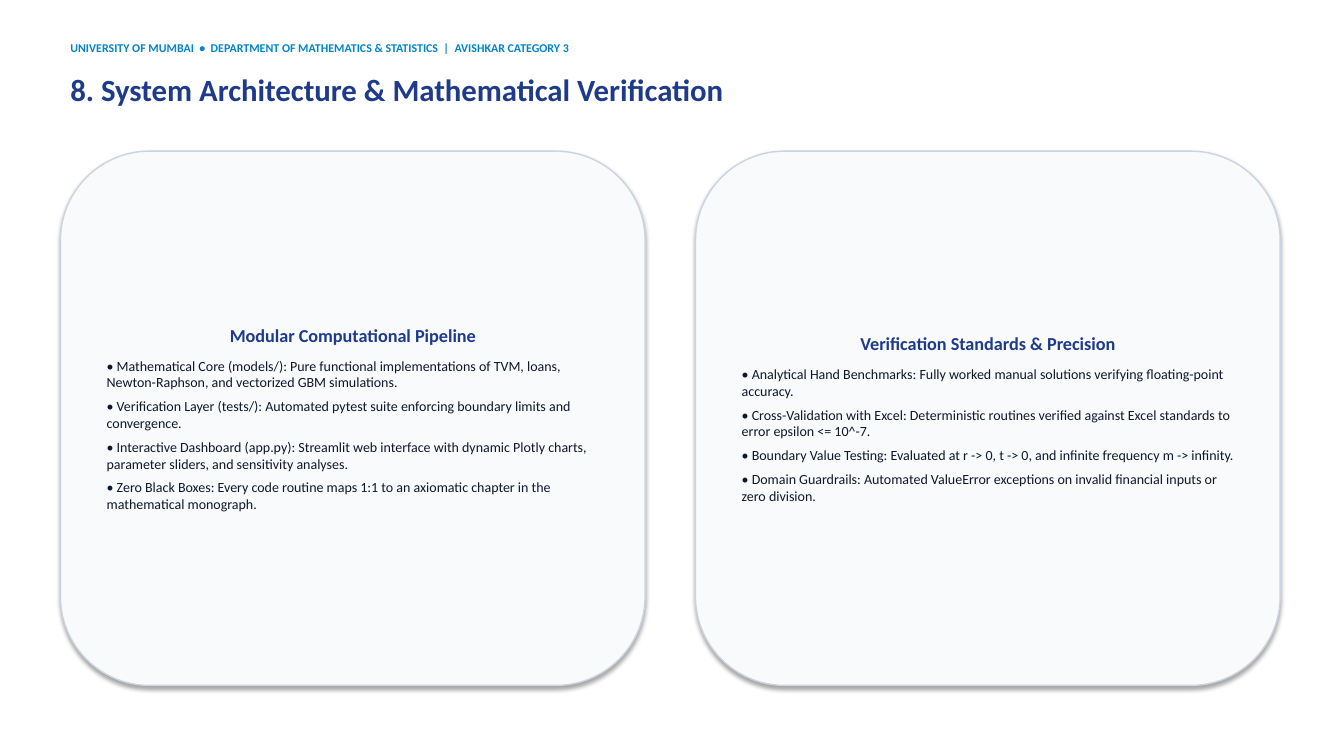
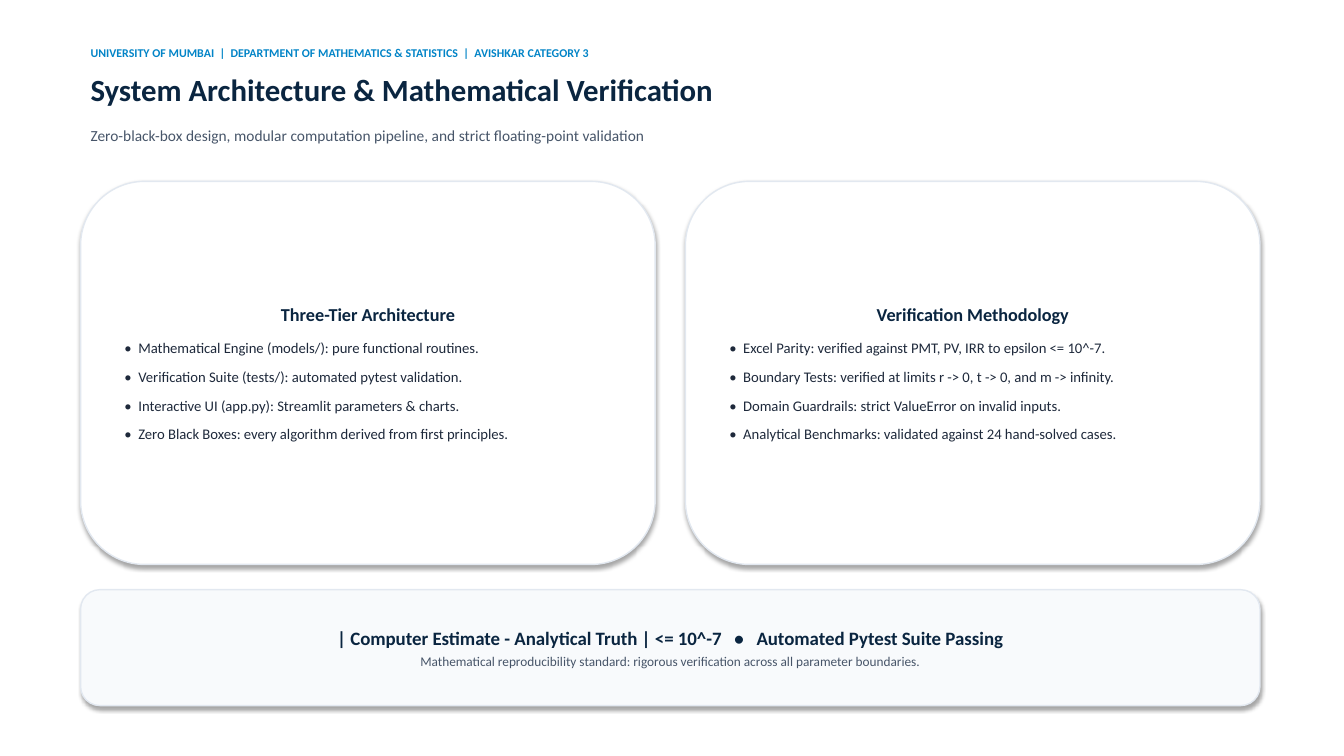
Before and after one commit to AlmightyXZen/Financial-Decision-Support-System, a slide deck: slide 9 of presentation/FDSS_Seminar_Presentation.pptx. Drawn at 1344x756 pixels with LibreOffice and Linux fonts; fonts in the diff are those of the drawing. Boxes give left, top, right and bottom in pixels: in the first picture for what was removed or moved away, otherwise in the second. Text is boxed around its words. In the diff, an @@ line names an element or a change of style, - is before the commit and + after.

Commit message:
style(presentation): redesign slides with LaTeX aesthetic, equation heroes, and natural human script

```diff
--- a/presentation/FDSS_Seminar_Presentation.pptx
+++ b/presentation/FDSS_Seminar_Presentation.pptx
@@ text at (x1=91, y1=49, x2=589, y2=57): text changed @@
-UNIVERSITY OF MUMBAI • DEPARTMENT OF MATHEMATICS & STATISTICS | AVISHKAR CATEGORY 3
+UNIVERSITY OF MUMBAI | DEPARTMENT OF MATHEMATICS & STATISTICS | AVISHKAR CATEGORY 3
@@ text at (x1=91, y1=79, x2=713, y2=106): text changed; text colour #1E3A8A to #0A2540 @@
-8. System Architecture & Mathematical Verification
+System Architecture & Mathematical Verification
@@ text added at (x1=91, y1=130, x2=644, y2=144), 11 pt, text #475569 @@
+Zero-black-box design, modular computation pipeline, and strict floating-point validation
@@ rounded rectangle "Three-Tier Architecture" at (x1=81, y1=181, x2=655, y2=565): fill #F8FAFC to #FFFFFF; outline #CBD5E1 1 pt to #E2E8F0 1 pt @@
@@ rounded rectangle "Three-Tier Architecture" resized from (x1=60, y1=151, x2=645, y2=686) to (x1=81, y1=181, x2=655, y2=565) @@
@@ rounded rectangle "Verification Methodology" resized from (x1=696, y1=151, x2=1280, y2=686) to (x1=686, y1=181, x2=1260, y2=565) @@
@@ rounded rectangle "Verification Methodology" at (x1=686, y1=181, x2=1260, y2=565): fill #F8FAFC to #FFFFFF; outline #CBD5E1 1 pt to #E2E8F0 1 pt @@
@@ text in rounded rectangle at (x1=138, y1=308, x2=508, y2=442): text changed; size 10 to 10.5 pt; text colour #0F172A to #1E293B @@
-Modular Computational Pipeline
-• Mathematical Core (models/): Pure functional implementations of TVM, loans, Newton-Raphson, and vectorized GBM simulations.
-• Verification Layer (tests/): Automated pytest suite enforcing boundary limits and convergence.
-• Interactive Dashboard (app.py): Streamlit web interface with dynamic Plotly charts, parameter sliders, and sensitivity analyses.
-• Zero Black Boxes: Every code routine maps 1:1 to an axiomatic chapter in the mathematical monograph.
+Three-Tier Architecture
+• Mathematical Engine (models/): pure functional routines.
+• Verification Suite (tests/): automated pytest validation.
+• Interactive UI (app.py): Streamlit parameters & charts.
+• Zero Black Boxes: every algorithm derived from first principles.
@@ text in rounded rectangle at (x1=743, y1=308, x2=1116, y2=442): text changed; size 10 to 10.5 pt; text colour #0F172A to #1E293B @@
-Verification Standards & Precision
-• Analytical Hand Benchmarks: Fully worked manual solutions verifying floating-point accuracy.
-• Cross-Validation with Excel: Deterministic routines verified against Excel standards to error epsilon <= 10^-7.
-• Boundary Value Testing: Evaluated at r -> 0, t -> 0, and infinite frequency m -> infinity.
-• Domain Guardrails: Automated ValueError exceptions on invalid financial inputs or zero division.
+Verification Methodology
+• Excel Parity: verified against PMT, PV, IRR to epsilon <= 10^-7.
+• Boundary Tests: verified at limits r -> 0, t -> 0, and m -> infinity.
+• Domain Guardrails: strict ValueError on invalid inputs.
+• Analytical Benchmarks: validated against 24 hand-solved cases.
@@ rounded rectangle added at (x1=81, y1=590, x2=1260, y2=706), fill #F8FAFC, outline #E2E8F0 1 pt, 9.5 pt, text #475569 @@
+| Computer Estimate - Analytical Truth | <= 10^-7 • Automated Pytest Suite Passing
+Mathematical reproducibility standard: rigorous verification across all parameter boundaries.
```
Also in this commit, not shown: 7 other slides changed, 2 slides added, 2 slides removed, 4 other files.
